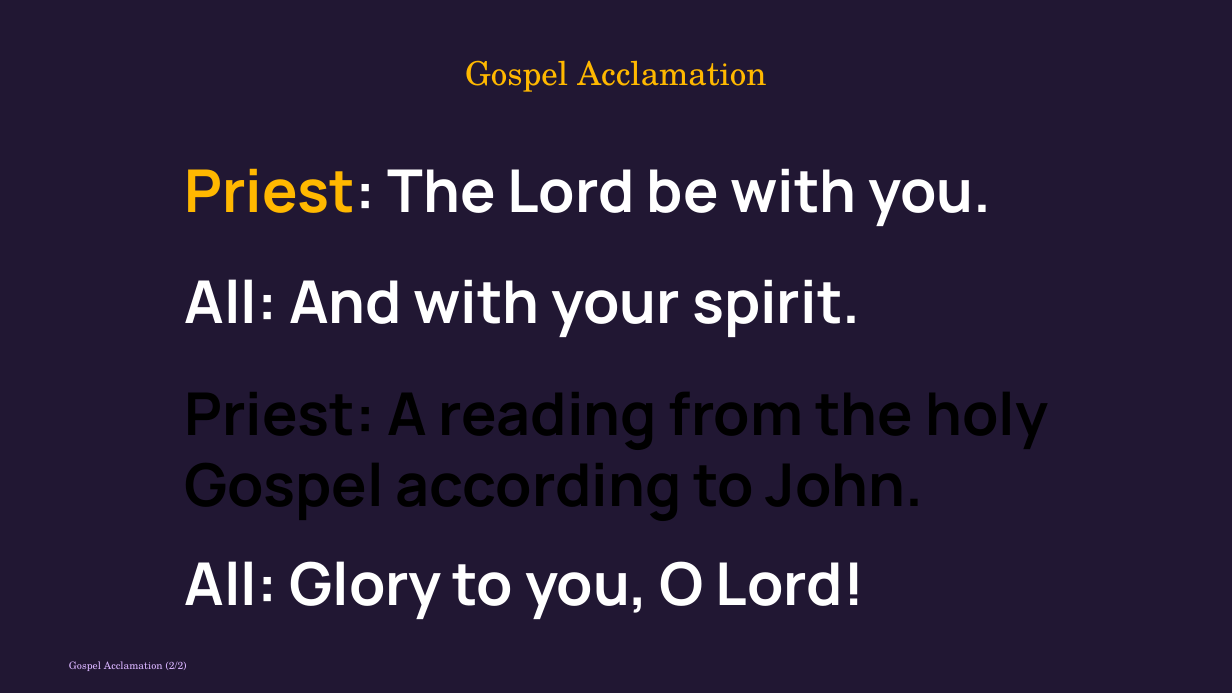
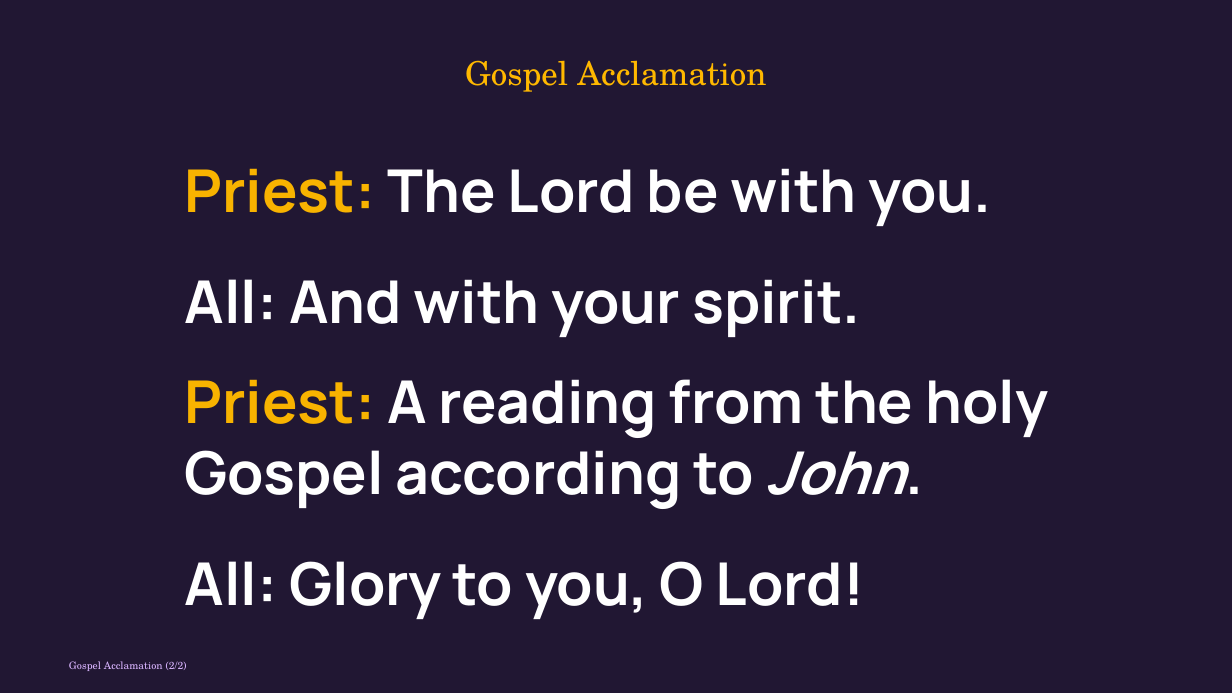
Before and after one commit to divinogabriel9/verbum, a slide deck: slide 21 of outputs/GFCC7Jun2026_TheSolemnityoftheMostHolyBodyandBloodofChrist.pptx. Drawn at 1232x693 pixels with LibreOffice and Linux fonts; fonts in the diff are those of the drawing. Boxes give left, top, right and bottom in pixels: in the first picture for what was removed or moved away, otherwise in the second. Text is boxed around its words. In the diff, an @@ line names an element or a change of style, - is before the commit and + after.

```diff
--- a/outputs/GFCC7Jun2026_TheSolemnityoftheMostHolyBodyandBloodofChrist.pptx
+++ b/outputs/GFCC7Jun2026_TheSolemnityoftheMostHolyBodyandBloodofChrist.pptx
@@ text "Priest: The Lord be with ..." at box(185, 168, 992, 226): text colour #FFB800 to #F8B300, text colour #FFFFFF to #F8B300 in "Priest:" @@
@@ text added at box(185, 379, 1048, 509), 69 pt, text #FFFFFF, bold @@
+Priest: A reading from the holy
+Gospel according to John.
```
Also in this commit, not shown: 8 other slides changed, 6 slides removed, 18 other files.
